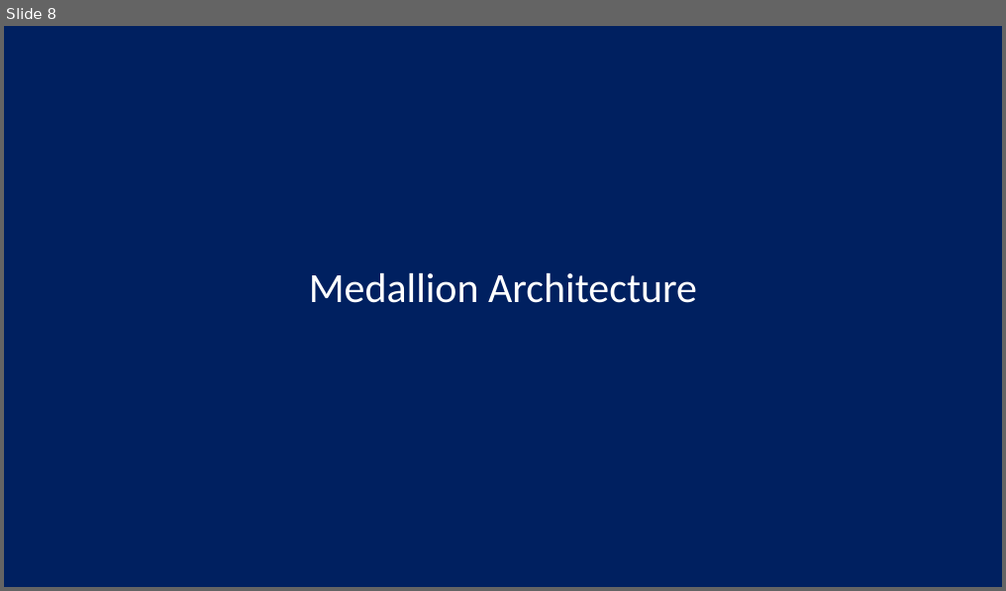
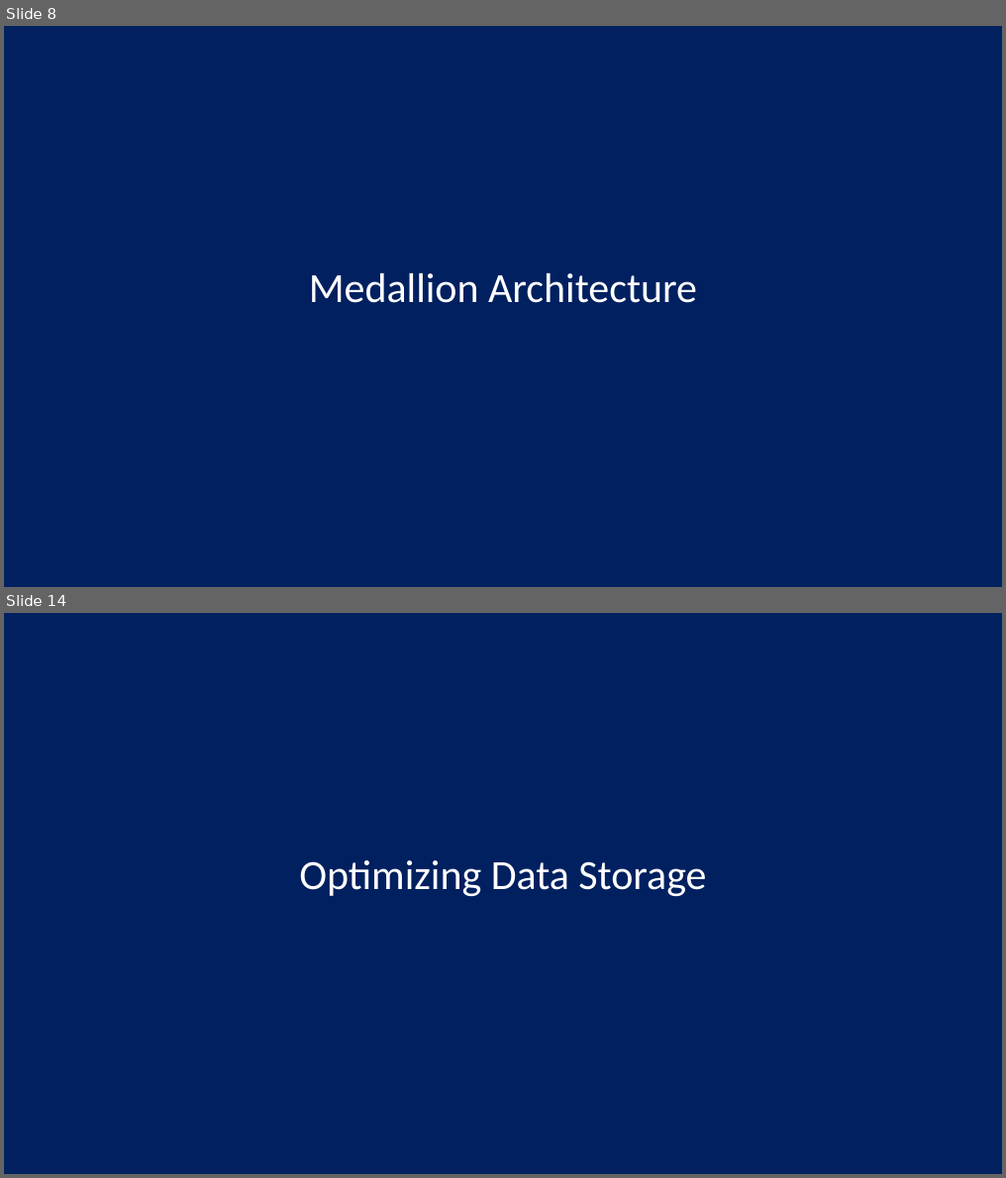
Before and after one commit to RAVIADULLA/Training, a slide deck: slides/Section02 - All about Apache Spark.pptx. Shown one above the other, each under a label of ours: slide 8 before the commit, slides 8 and 14 after it; the slides between them are not shown. The pictures are 1006x591 and 1006x1178 pixels, drawn with LibreOffice and Linux fonts; fonts in the diff are those of the drawing. Boxes give left, top, right and bottom in pixels: in the first picture for what was removed or moved away, otherwise in the second. Text is boxed around its words. In the diff, an @@ line names an element or a change of style, - is before the commit and + after.

```diff
--- a/slides/Section02 - All about Apache Spark.pptx
+++ b/slides/Section02 - All about Apache Spark.pptx
@@ slide 14 added at box(4, 613, 1002, 1174), background #002060 @@
@@ title added at box(299, 861, 706, 897), 40 pt, text #FFFFFF @@
+Optimizing Data Storage
```
Also in this commit, not shown: 7 other slides added, 22 other files.
